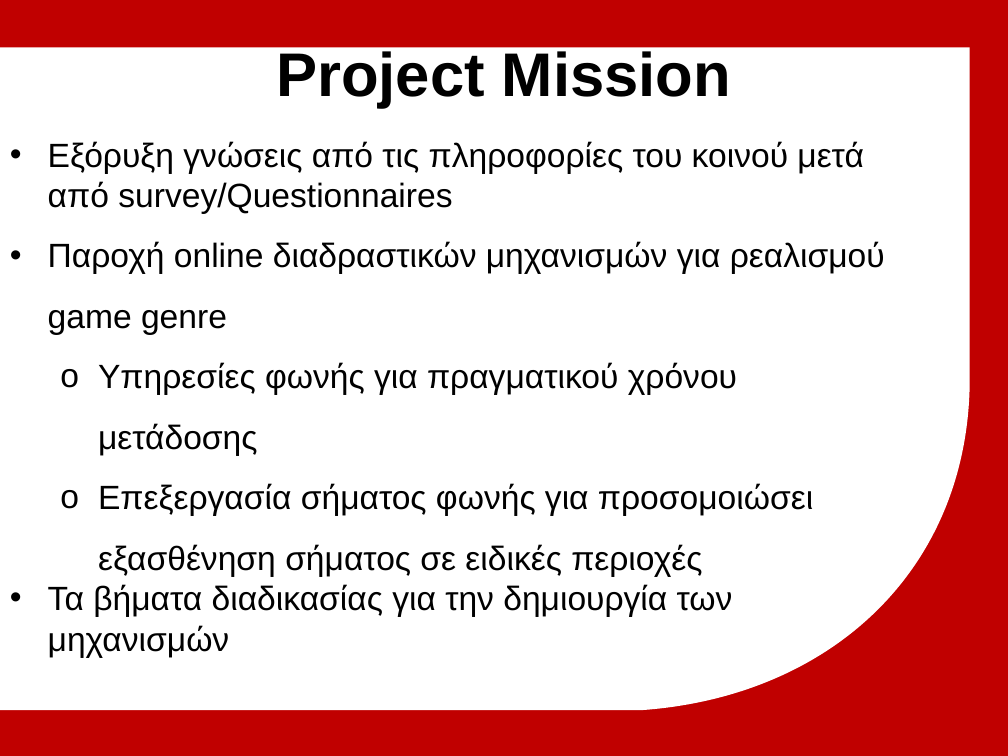
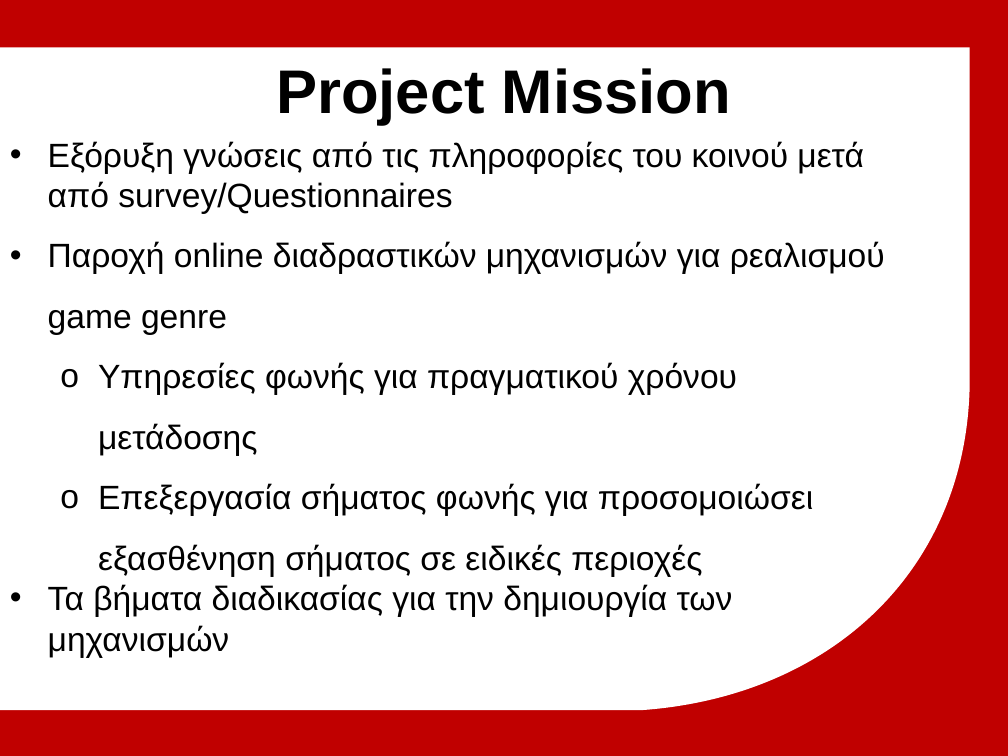
Before and after one commit to michailmarkou1995/BSc-Computer-Science-Projects, a slide deck: slide 9 of MENTAL WEALTH PROFESSIONAL LIFE 3 (PROJECT) (CN6000)/Research_Thesis_Main/Μητροπολιτικό Κολλέγιο_ΣΕΚΦ[Μιχαηλ Μαρκου] Advanced multiplayer game mechanics.pptx (slide 8 before the commit). Drawn at 1008x756 pixels with LibreOffice and Linux fonts; fonts in the diff are those of the drawing; background and template pictures are left out. Boxes give left, top, right and bottom in pixels: in the first picture for what was removed or moved away, otherwise in the second. Text is boxed around its words. In the diff, an @@ line names an element or a change of style, - is before the commit and + after.

```diff
--- a/MENTAL WEALTH PROFESSIONAL LIFE 3 (PROJECT) (CN6000)/Research_Thesis_Main/Μητροπολιτικό Κολλέγιο_ΣΕΚΦ[Μιχαηλ Μαρκου] Advanced multiplayer game mechanics.pptx
+++ b/MENTAL WEALTH PROFESSIONAL LIFE 3 (PROJECT) (CN6000)/Research_Thesis_Main/Μητροπολιτικό Κολλέγιο_ΣΕΚΦ[Μιχαηλ Μαρκου] Advanced multiplayer game mechanics.pptx
@@ title "Project Mission" rewrapped from (276, 47, 731, 108) to (276, 68, 731, 125) @@
```
Also in this commit, not shown: 2 other slides changed, 11 slides added, 2 slides removed.
